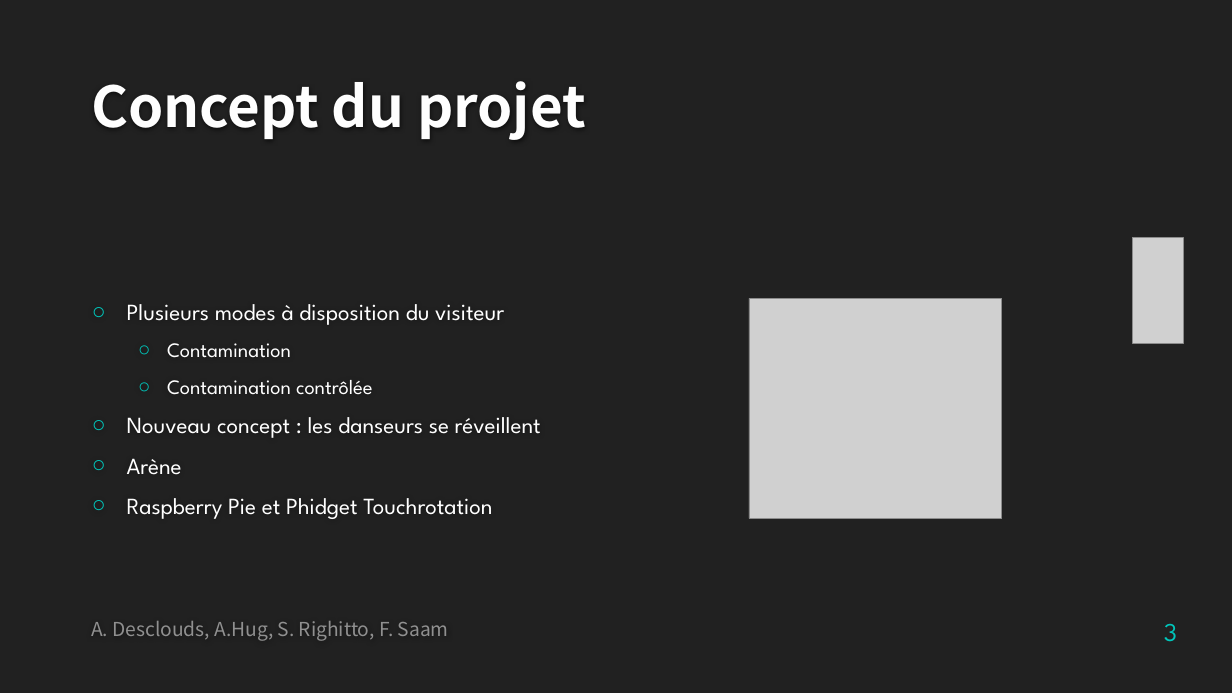
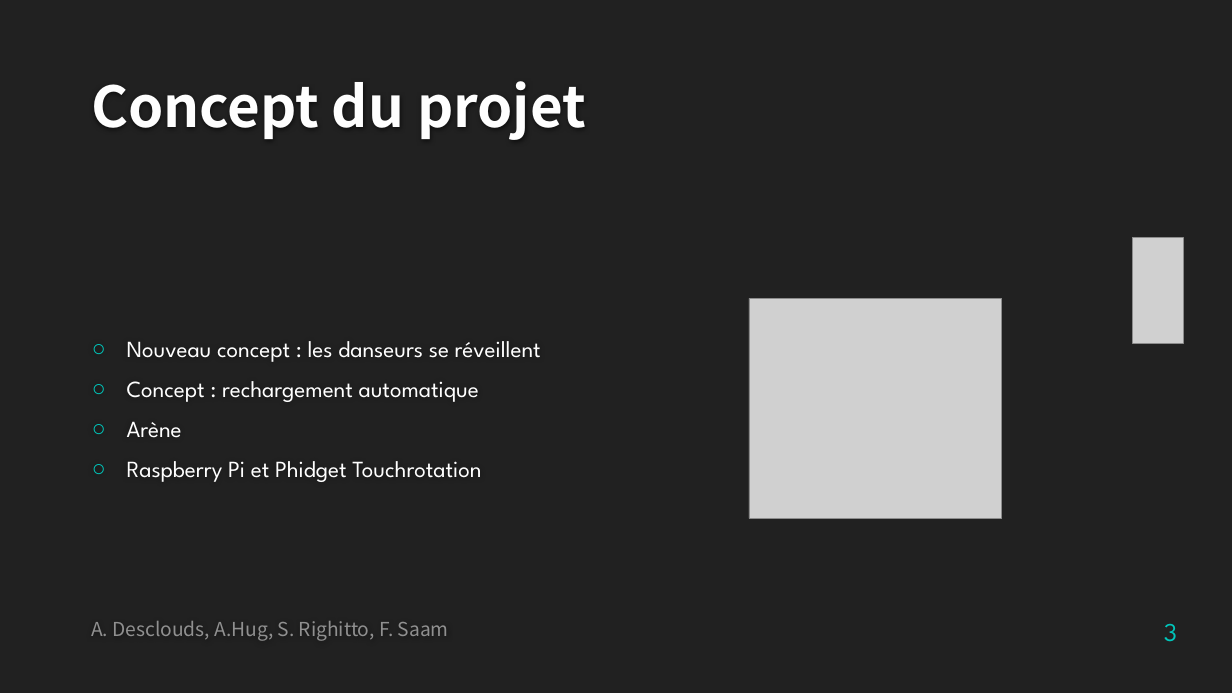
Before and after one commit to SimoneRighitto/SFT15_Elisa, a slide deck: slide 3 of Elisa-3_presentation.pptx. Drawn at 1232x693 pixels with LibreOffice and Linux fonts; fonts in the diff are those of the drawing; grey boxes stand for pictures; background and template pictures are left out. Boxes give left, top, right and bottom in pixels: in the first picture for what was removed or moved away, otherwise in the second. Text is boxed around its words. In the diff, an @@ line names an element or a change of style, - is before the commit and + after.

Commit message:
Update slide 3 presentation

```diff
--- a/Elisa-3_presentation.pptx
+++ b/Elisa-3_presentation.pptx
@@ text at (x1=127, y1=304, x2=504, y2=395): paragraphs removed @@
-○ Plusieurs modes à disposition du visiteur
-  ○ Contamination
-  ○ Contamination contrôlée
@@ text at (x1=127, y1=381, x2=479, y2=402): paragraph added @@
+○ Concept : rechargement automatique
@@ text at (x1=127, y1=461, x2=481, y2=482): text changed @@
-○ Raspberry Pie et Phidget Touchrotation
+○ Raspberry Pi et Phidget Touchrotation
```
Also in this commit, not shown: 1 other slide changed.
